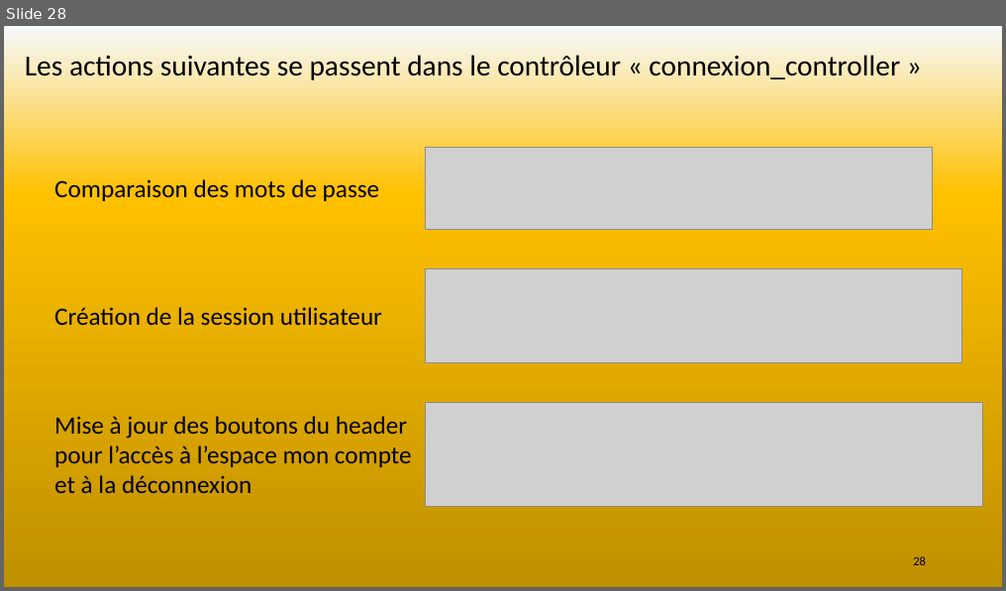
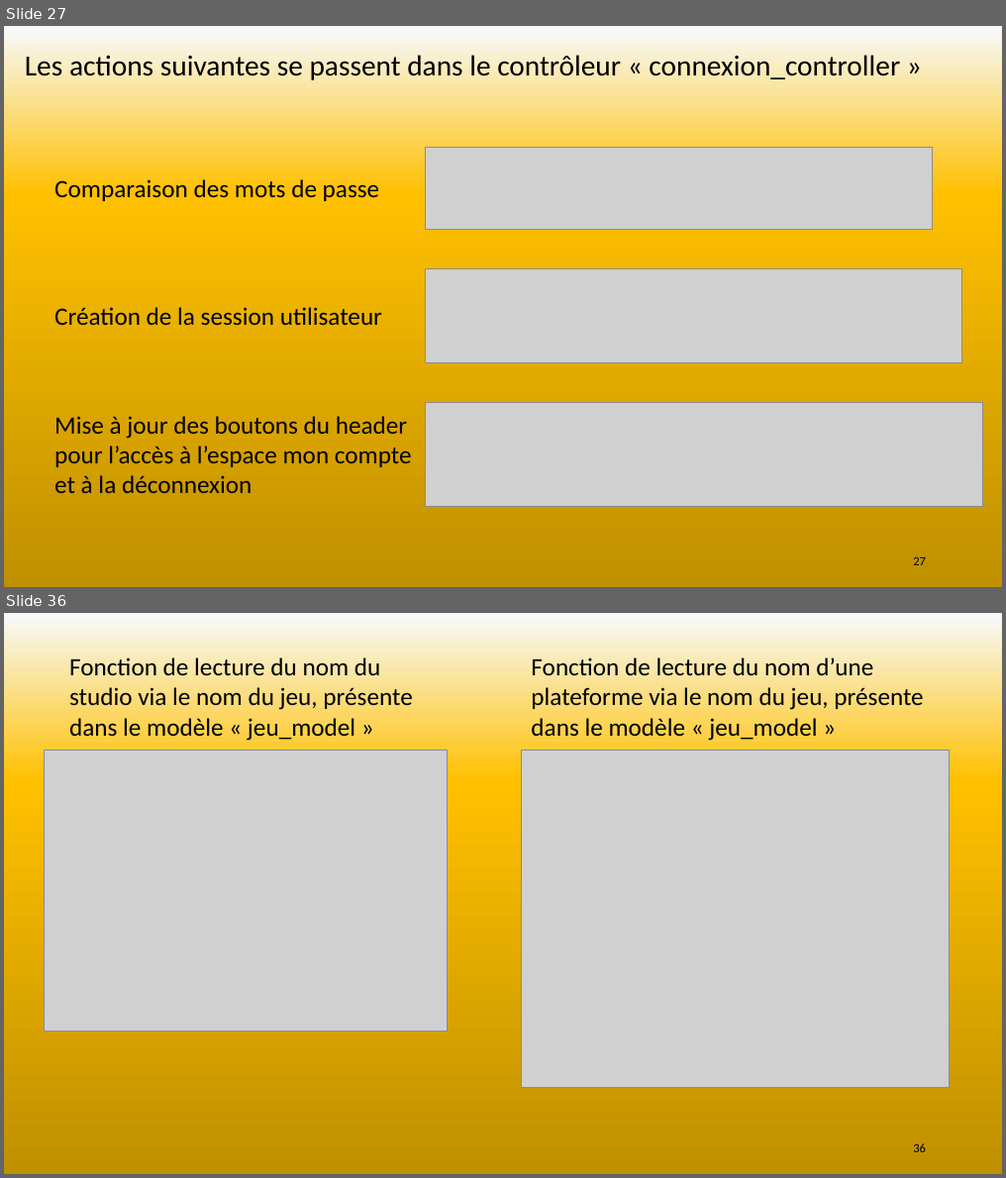
Before and after one commit to SebLeyr/Rotten_potatoes, a slide deck: Conception/Rotten potatoes.pptx. Shown one above the other, each under a label of ours: slide 28 before the commit, slides 27 and 36 after it; the slides between them are not shown. The pictures are 1006x591 and 1006x1178 pixels, drawn with LibreOffice and Linux fonts; fonts in the diff are those of the drawing; grey boxes stand for pictures. Boxes give left, top, right and bottom in pixels: in the first picture for what was removed or moved away, otherwise in the second. Text is boxed around its words. In the diff, an @@ line names an element or a change of style, - is before the commit and + after.

```diff
--- a/Conception/Rotten potatoes.pptx
+++ b/Conception/Rotten potatoes.pptx
@@ slide 36 added at (4,613,1002,1174), background gradient #F7FAFD to #FFC000 to #BF9000 to #FFFFFF @@
@@ text added at (69,658,412,741), 24 pt, text #000000 @@
+Fonction de lecture du nom du studio via le nom du jeu, présente dans le modèle « jeu_model »
@@ text added at (531,658,923,741), 24 pt, text #000000 @@
+Fonction de lecture du nom d’une plateforme via le nom du jeu, présente dans le modèle « jeu_model »
@@ picture added at (44,750,448,1031) @@
@@ picture added at (522,750,948,1087) @@
@@ page number added at (913,1144,926,1153), 12 pt, text #000000 @@
+36
@@ what was slide 28 is now slide 27 @@
@@ page number at (913,558,926,566): text changed @@
-28
+27
```
Also in this commit, not shown: 5 slides changed, 8 other slides added, 4 slides removed, 1 other file.
